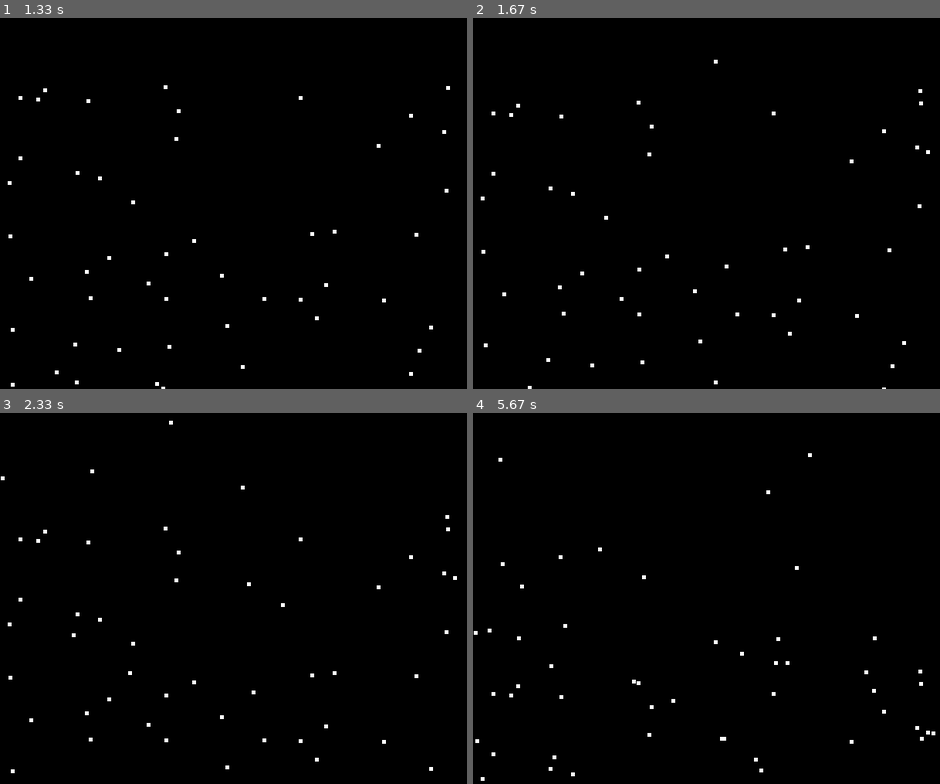
Above: before the commit, frames 1-4 (two rows, left to right).
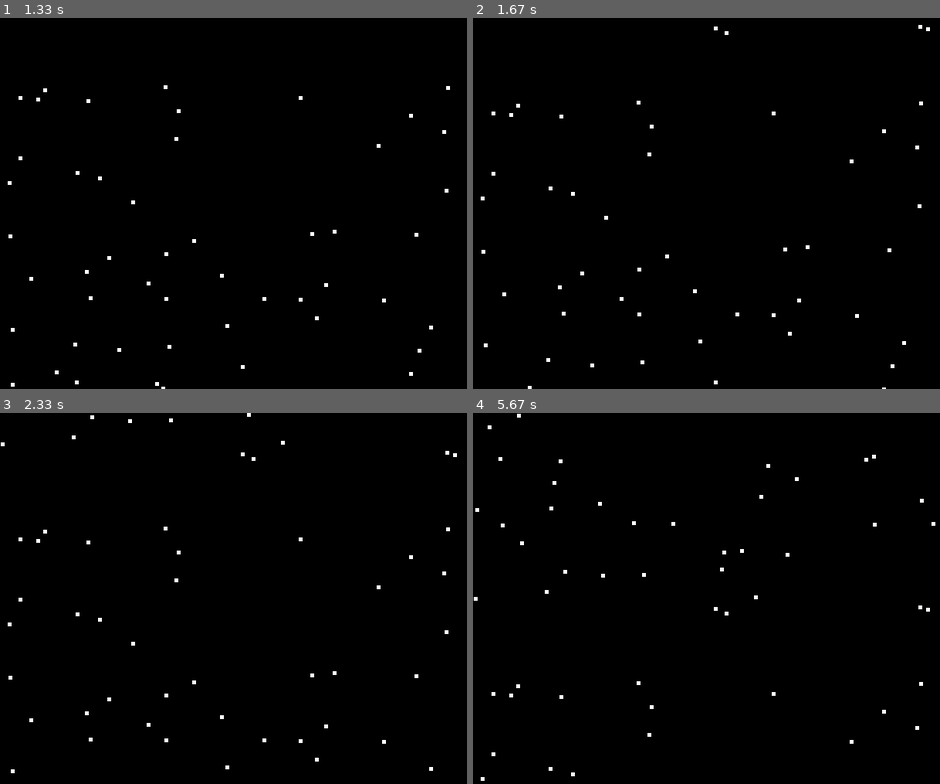
Above: after the commit, the same moments.

Repository: AlickDaSlayer/galvez-classwork
Game: pygame game, started from PyGame/snowflakes.py
Two runs of this game, one before a commit and one after it. Both use one fixed random seed, a clock stepped at 60 frames per second and the inputs below.
Inputs:
- Up to frame 1 (1.33 s): no input
- Up to frame 2 (1.67 s): no input
- Up to frame 3 (2.33 s): no input
- Up to frame 4 (5.67 s): no input

Frame 1 is identical in both runs. In frame 2, less than 0.1% of the frame differs, in the area x 51-98%, y 1-68%; in frame 3, 0.2%; in frame 4, 0.6%, in the area x 0-100%, y 0-97%.

Commit message:
Update snowflakes.py

Diff:
--- a/PyGame/snowflakes.py
+++ b/PyGame/snowflakes.py
@@ -38,7 +38,7 @@
             ### SRC - This line should be
             ### self.rect.y = 0
             ### so that the snowflakes restart from the top of the screen
-            self.rect.y = random.randrange(0, 400)
+            self.rect.y = 0
     #End Procedure
 #End Class
 
